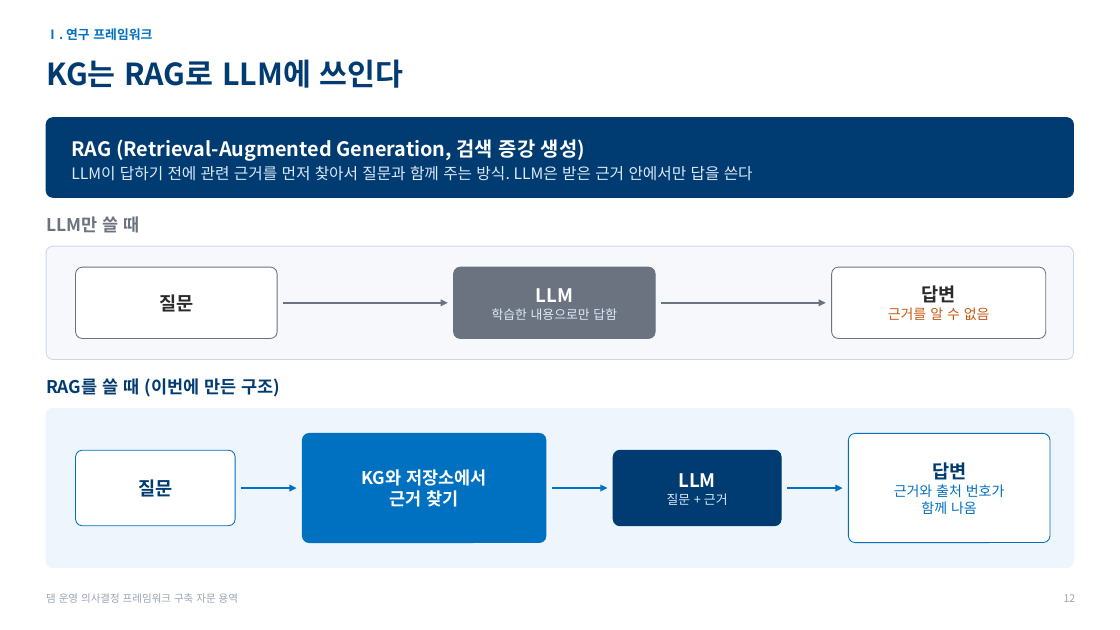
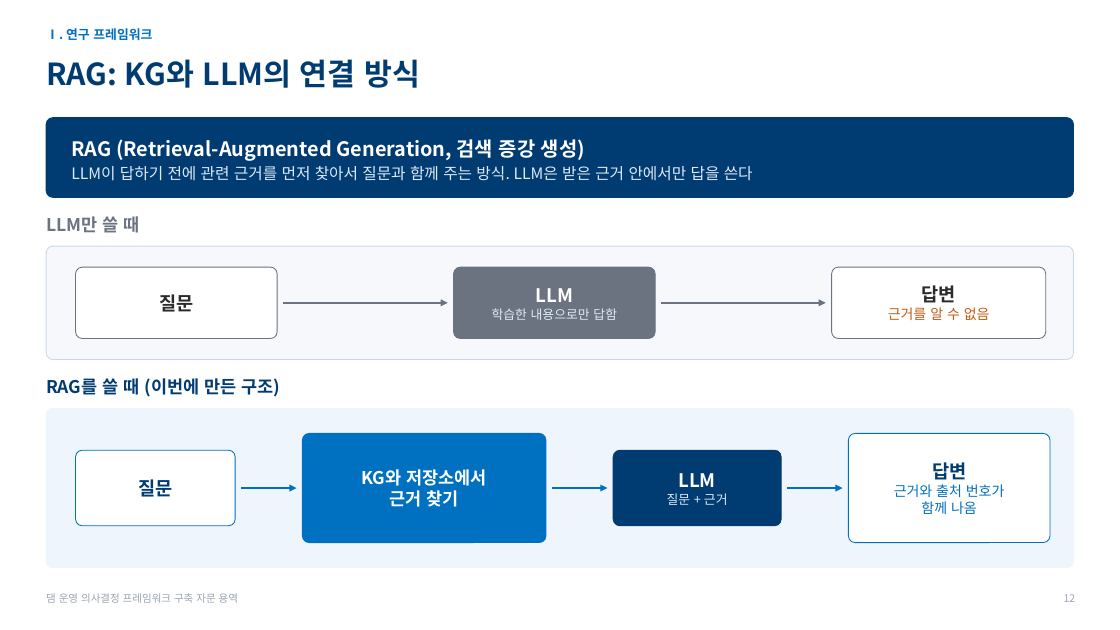
Before and after one commit to mkm1119/KGRAG-LLM, a slide deck: slide 12 of project_khnp/2026.11.26_한강수력본부_발표자료_초안.pptx. Drawn at 1120x630 pixels with LibreOffice and Linux fonts; fonts in the diff are those of the drawing; background and template pictures are left out. Boxes give left, top, right and bottom in pixels: in the first picture for what was removed or moved away, otherwise in the second. Text is boxed around its words. In the diff, an @@ line names an element or a change of style, - is before the commit and + after.

```diff
--- a/project_khnp/2026.11.26_한강수력본부_발표자료_초안.pptx
+++ b/project_khnp/2026.11.26_한강수력본부_발표자료_초안.pptx
@@ text at (46, 59, 420, 88): text changed @@
-KG는 RAG로 LLM에 쓰인다
+RAG: KG와 LLM의 연결 방식
```
Also in this commit, not shown: 6 other slides changed, 1 other file.
